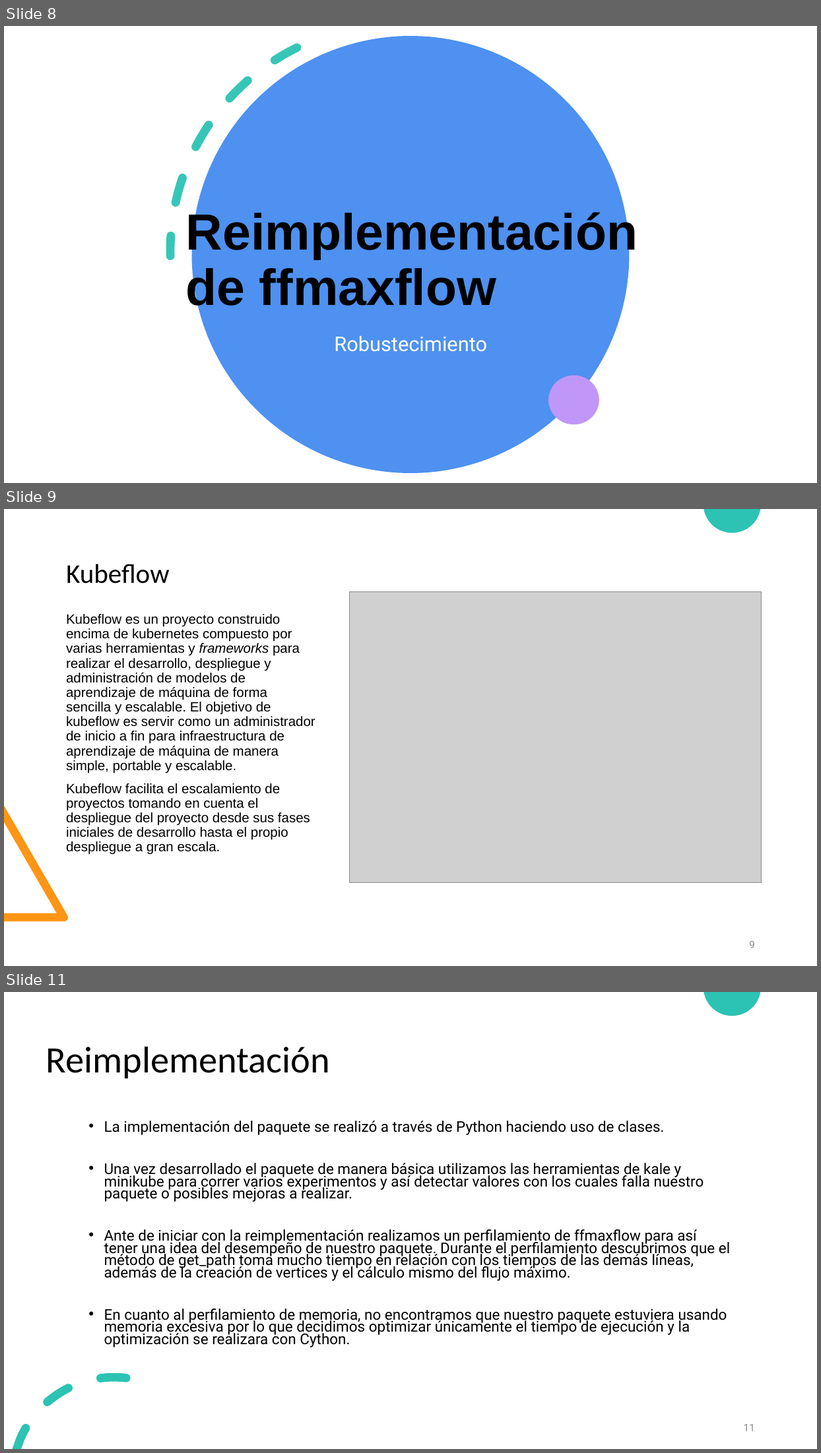
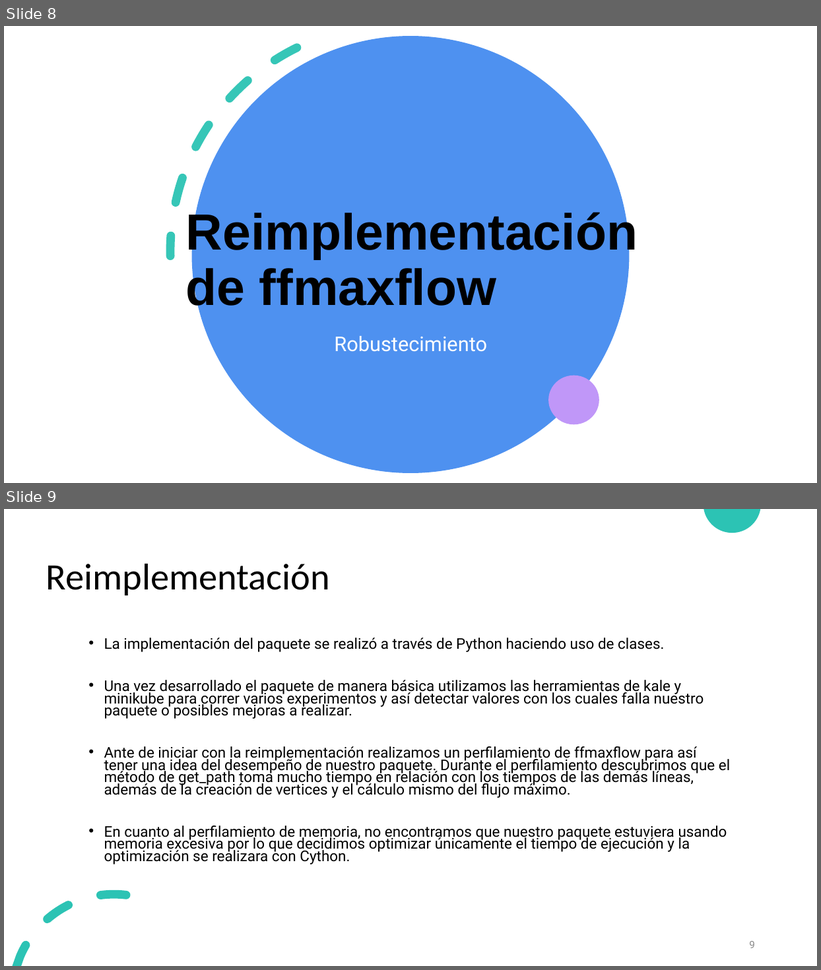
Before and after one commit to diramtz/ProyectoFinal_MaxFlow, a slide deck: documentos/Presentacion_ffmf.pptx. Shown one above the other, each under a label of ours: slides 8, 9 and 11 before the commit, slides 8 and 9 after it; the slides between them are not shown. The pictures are 821x1453 and 821x970 pixels, drawn with LibreOffice and Linux fonts; fonts in the diff are those of the drawing; grey boxes stand for pictures. Boxes give left, top, right and bottom in pixels: in the first picture for what was removed or moved away, otherwise in the second. Text is boxed around its words. In the diff, an @@ line names an element or a change of style, - is before the commit and + after.

Commit message:
Se eliminí sección se Kale y Kubeflow

```diff
--- a/documentos/Presentacion_ffmf.pptx
+++ b/documentos/Presentacion_ffmf.pptx
@@ slide 9 removed at (4,509,817,966), background #FFFFFF; not listed: 1 template element that a slide beside it also shows @@
@@ title removed at (66,564,169,584) @@
-Kubeflow
@@ picture removed at (350,592,762,883) @@
@@ text removed at (66,614,316,855) @@
-Kubeflow es un proyecto construido encima de kubernetes compuesto por varias herramientas y frameworks para realizar el desarrollo, despliegue y administración de modelos de aprendizaje de máquina de forma sencilla y escalable. El objetivo de kubeflow es servir como un administrador de inicio a fin para infraestructura de aprendizaje de máquina de manera simple, portable y escalable.
-Kubeflow facilita el escalamiento de proyectos tomando en cuenta el despliegue del proyecto desde sus fases iniciales de desarrollo hasta el propio despliegue a gran escala.
@@ freeform shape removed at (4,806,68,921) @@
@@ page number removed at (749,941,755,949) @@
-9
@@ what was slide 11 is now slide 9 @@
@@ page number at (749,941,755,949): text changed @@
-11
+9
```
Also in this commit, not shown: 1 other slide removed, 1 other file.
